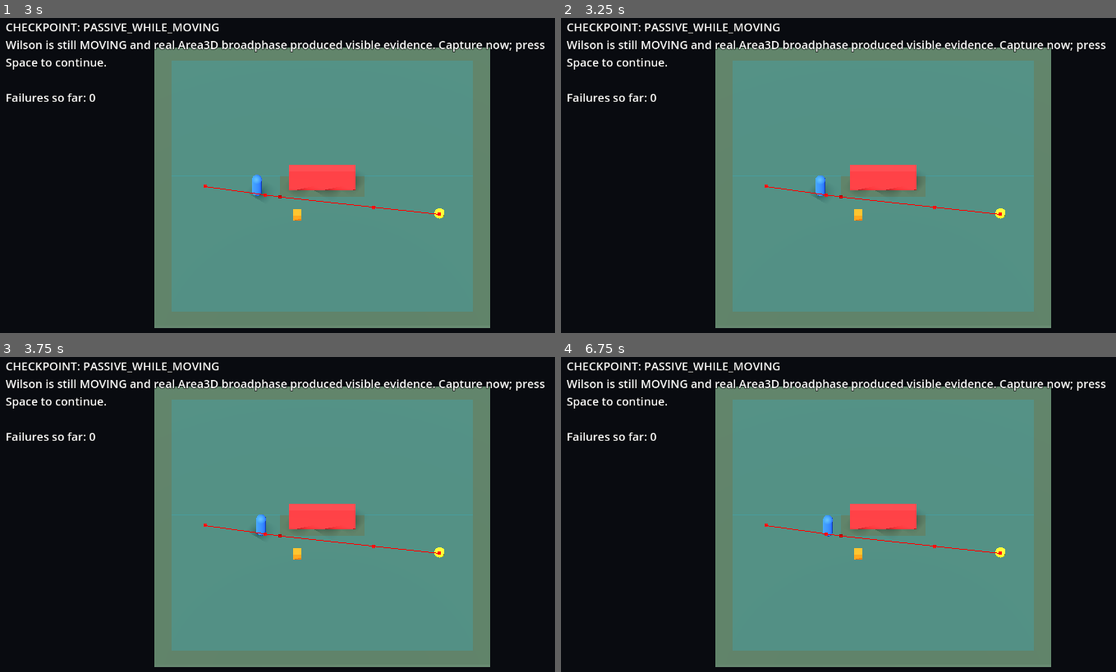
Above: before the commit, frames 1-4 (two rows, left to right).
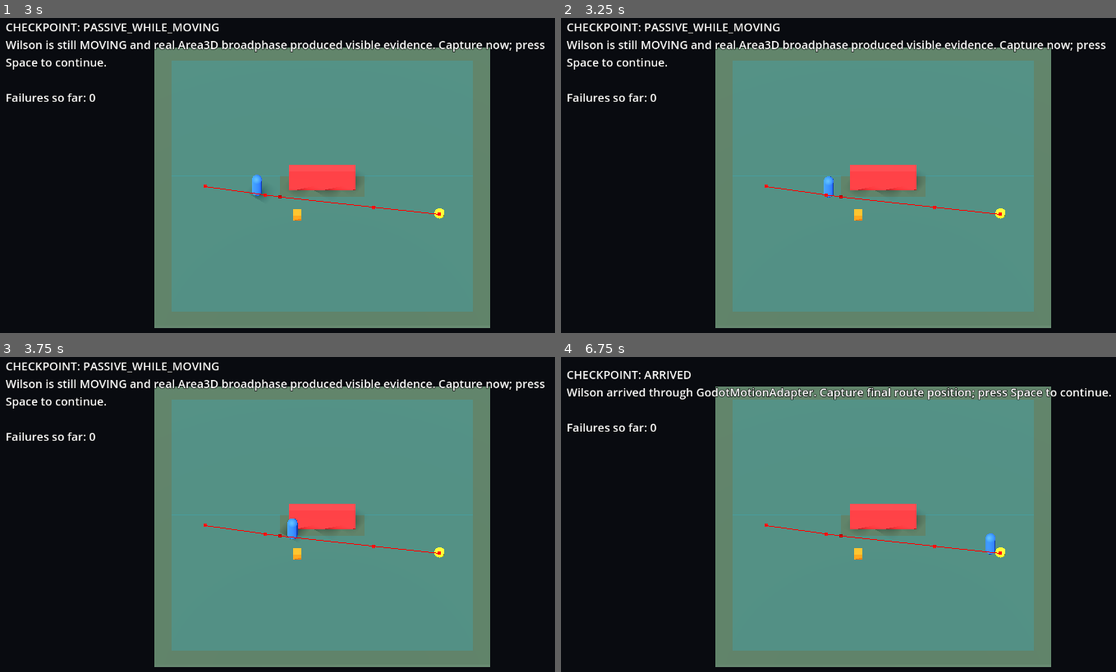
Above: after the commit, the same moments.

Repository: RrR2010/wilson-shipwrecked
Game: Godot game, scene res://tests/scenes/spatial_navigation_perception/spatial_navigation_perception.tscn
Two runs of this game, one before a commit and one after it. Both use one fixed random seed, a clock stepped at 60 frames per second and the inputs below. The project has no main scene, so this scene is started directly.
Inputs:
- Up to frame 1 (3 s): tap Space at 0.5, 0.77, 1.25, 1.52 s; tap Enter at 2.75 s
- Up to frame 2 (3.25 s): tap Space at 3.02 s
- Up to frame 3 (3.75 s): tap Space at 3.5 s
- Up to frame 4 (6.75 s): tap Space at 3.77, 4.52, 6.02 s; tap Enter at 6.5 s

Frame 1 is identical in both runs. In frame 2, 0.2% of the frame differs, in the area x 45-50%, y 50-58%; in frame 3, 0.2%; in frame 4, 4.8%, in the area x 1-100%, y 1-63%.

Commit message:
Make passive perceptual evidence edge driven

Diff:
--- a/src/application/simulation/passive_spatial_perception_source.gd
+++ b/src/application/simulation/passive_spatial_perception_source.gd
@@ -9,6 +9,11 @@
 ##
 ## The candidate source is non-authoritative broadphase state. Metric range and line of
 ## sight are revalidated through SpatialQueryPort before evidence is emitted.
+##
+## Positive evidence is edge-driven. Bounded movement refreshes may revalidate the same
+## active broadphase candidate many times, but unchanged perceptual access does not emit
+## duplicate evidence. Losing metric/LOS access rearms the subject for a future positive
+## transition.
 
 var _candidate_source
 var _spatial_query
@@ -18,6 +23,7 @@
 var _modality: StringName
 var _confidence: float
 var _sequence: int = 0
+var _accessible_by_key: Dictionary = {}
 
 
 func _init(
@@ -48,19 +54,31 @@
 func collect(_step_context = null):
 	if not _candidate_source.has_pending_refresh():
 		return PerceptionResult.new()
+
 	var candidates: Array = _candidate_source.consume_refresh_candidates()
 	var evidence: Array = []
 	var diagnostics: Array[String] = []
+	var active_keys: Dictionary = {}
+
 	for subject in candidates:
 		if subject == null or subject.equals(_observer):
 			continue
+		var key = subject.key()
+		active_keys[key] = true
+
 		var distance: float = _spatial_query.metric_distance(_observer, subject)
 		if not is_finite(distance) or distance > _max_distance:
+			_accessible_by_key.erase(key)
 			diagnostics.append("Passive candidate outside metric access: %s" % subject.sort_key())
 			continue
 		if not _spatial_query.has_line_of_sight(_observer, subject):
+			_accessible_by_key.erase(key)
 			diagnostics.append("Passive candidate occluded: %s" % subject.sort_key())
 			continue
+
+		if _accessible_by_key.has(key):
+			continue
+		_accessible_by_key[key] = true
 		_sequence += 1
 		var source_id := StringName("passive_spatial_%d" % _sequence)
 		evidence.append(PerceptualEvidence.new(
@@ -69,4 +87,11 @@
 			source_id,
 			_modality
 		))
+
+	# Candidate removal also clears positive-access memory so a later re-entry can emit
+	# a new observation without requiring negative evidence in this slice.
+	for remembered_key in _accessible_by_key.keys():
+		if not active_keys.has(remembered_key):
+			_accessible_by_key.erase(remembered_key)
+
 	return PerceptionResult.new([], evidence, diagnostics)
